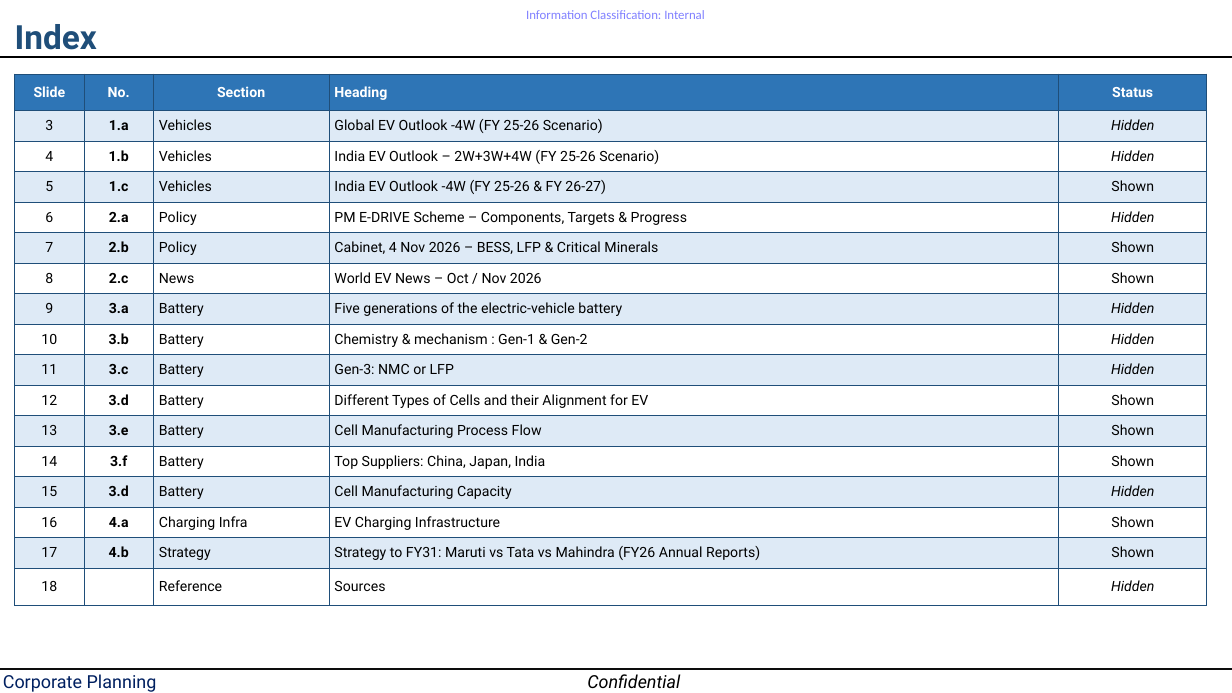
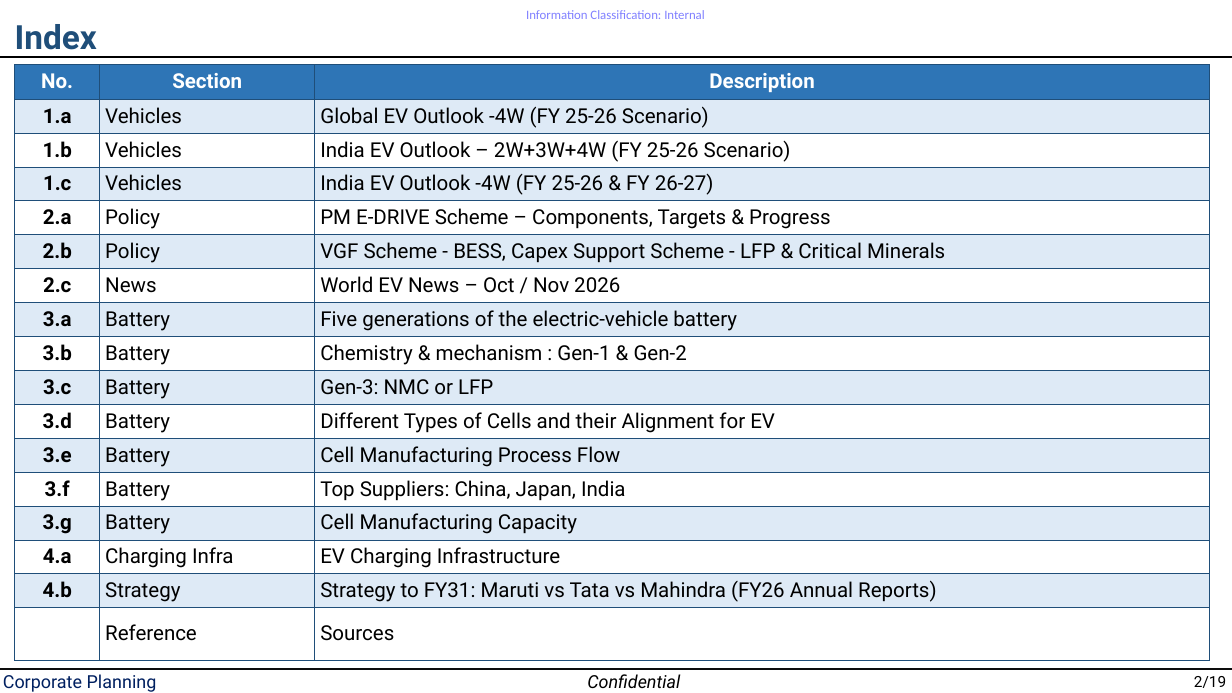
Before and after one commit to Crypto-ashish/bess, a slide deck: slide 2 of EV study 10nov.pptx. Drawn at 1232x693 pixels with LibreOffice and Linux fonts; fonts in the diff are those of the drawing. Boxes give left, top, right and bottom in pixels: in the first picture for what was removed or moved away, otherwise in the second. Text is boxed around its words. In the diff, an @@ line names an element or a change of style, - is before the commit and + after.

```diff
--- a/EV study 10nov.pptx
+++ b/EV study 10nov.pptx
@@ table at [15, 65, 1210, 660] @@
-column 1: Slide | 3 | 4 | 5 | 6 | 7 | 8 | 9 | 10 | 11 | 12 | 13 | 14 | 15 | 16 | 17 | 18
-column 2: No. | 1.a | 1.b | 1.c | 2.a | 2.b | 2.c | 3.a | 3.b | 3.c | 3.d | 3.e | 3.f | 3.d | 4.a | 4.b | 
+column 1: No. | 1.a | 1.b | 1.c | 2.a | 2.b | 2.c | 3.a | 3.b | 3.c | 3.d | 3.e | 3.f | 3.g | 4.a | 4.b | 
-column 4: Heading | Global EV Outlook -4W (FY 25-26 Scenario) | India EV Outlook – 2W+3W+4W (FY 25-26 Scenario) | India EV Outlook -4W (FY 25-26 & FY 26-27) | PM E-DRIVE Scheme – Components, Targets & Progress | Cabinet, 4 Nov 2026 – BESS, LFP & Critical Minerals | World EV News – Oct / Nov 2026 | Five generations of the electric-vehicle battery | Chemistry & mechanism : Gen-1 & Gen-2 | Gen-3: NMC or LFP | Different Types of Cells and their Alignment for EV | Cell Manufacturing Process Flow | Top Suppliers: China, Japan, India | Cell Manufacturing Capacity | EV Charging Infrastructure | Strategy to FY31: Maruti vs Tata vs Mahindra (FY26 Annual Reports) | Sources
-column 5: Status | Hidden | Hidden | Shown | Hidden | Shown | Shown | Hidden | Hidden | Hidden | Shown | Shown | Shown | Hidden | Shown | Shown | Hidden
+column 3: Description | Global EV Outlook -4W (FY 25-26 Scenario) | India EV Outlook – 2W+3W+4W (FY 25-26 Scenario) | India EV Outlook -4W (FY 25-26 & FY 26-27) | PM E-DRIVE Scheme – Components, Targets & Progress | VGF Scheme - BESS, Capex Support Scheme - LFP & Critical Minerals | World EV News – Oct / Nov 2026 | Five generations of the electric-vehicle battery | Chemistry & mechanism : Gen-1 & Gen-2 | Gen-3: NMC or LFP | Different Types of Cells and their Alignment for EV | Cell Manufacturing Process Flow | Top Suppliers: China, Japan, India | Cell Manufacturing Capacity | EV Charging Infrastructure | Strategy to FY31: Maruti vs Tata vs Mahindra (FY26 Annual Reports) | Sources
@@ table: place and size @@
-table at [15, 74, 1207, 599]
+table at [15, 65, 1210, 660]
@@ text added at [1194, 676, 1226, 688], 12 pt, text #000000 @@
+2/19
```
Also in this commit, not shown: 18 other slides changed.
